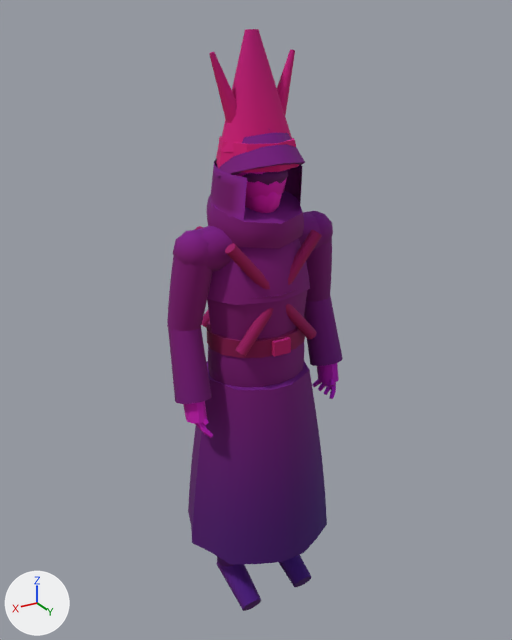
Renders of the glTF model assets/kit/skel_precentress.glb from each side of a commit.
The view is the same before and after, from a 50 mm lens placed at (1.156, 1.921, 2.079), pointed at (-0.016, -0.032, 1.103). The lights are fixed; the arrows at lower left show +X, +Y and +Z. The older version comes first. Vertices at exactly the same position are counted once.

Objects in the first picture: 'precentress'.
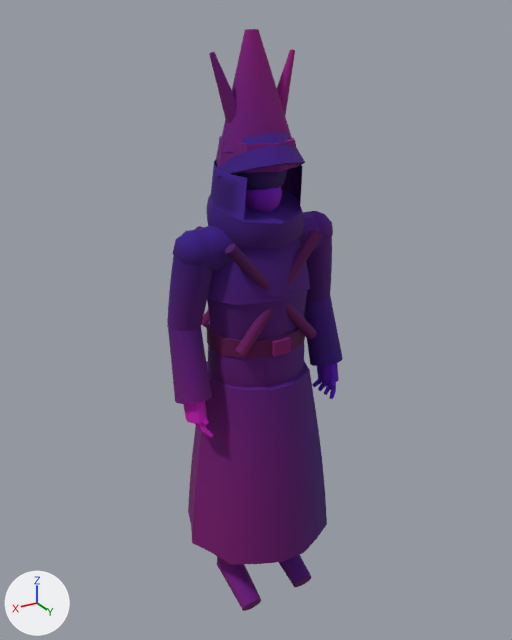
The change in detail:
me_precentress is used by ob_precentress; location (0.0, 0.0, 0.0).
me_precentress had 2713 vertices, 5144 faces and spanned x -0.33..0.33, y -0.26..0.26, z 0.0..2.04.
me_precentress now has 2671 vertices, 5064 faces and spans x -0.33..0.33, y -0.26..0.26, z 0.0..2.04.
me_precentress part 1: the loose piece of 42 vertices spanning x -0.08..0.08, y -0.08..0.12, z 1.59..1.67 is deleted.
Part 2, on me_precentress:
11 vertices in x -0.08..0.06, y -0.07..0.1, z 1.52..1.57 move by (0.0, 0.0, 0.03).
11 vertices in x -0.08..0.08, y -0.09..0.11, z 1.57..1.62 move by (0.0, 0.0, 0.02).
6 vertices in x -0.04..0.04, y -0.05..0.03, z 1.49..1.6 move by (0.0, -0.01, 0.0).
4 vertices in x -0.02..0.03, y -0.04..0.03, z 1.61..1.65 move by (0.0, -0.01, -0.01).
4 vertices in x -0.03..0.01, y 0.0..0.09, z 1.61..1.64 move by (0.0, 0.0, -0.01).
3 vertices in x -0.05..0.05, y 0.09, z 1.57..1.62 move by (0.0, 0.01, 0.02).
15 vertices move from x -0.08..0.08, y -0.07..0.1, z 1.52..1.67 to x -0.07..0.08, y -0.07..0.1, z 1.53..1.68.
me_precentress part 3: 4977 kept faces spanning x -0.33..0.33, y -0.26..0.26, z 0.0..2.04 get new vertex colours; the middle colour goes from pink #db00cd to purple #8200cd.
me_precentress part 4: 80 faces spanning x -0.08..0.08, y -0.09..0.11, z 1.55..1.72 switch from mat_m_wax to mat_m_iron.

What differs and where, as boxes [x1, y1, x2, y2] in the pictures (512 x 640 px; the box of a moved part takes in the faces that stretch with it):
part 1 of me_precentress, deleted (purple)
    before: [242, 170, 288, 185]
part 2 of me_precentress, moved or reshaped (mostly hidden)
    before: [258, 192, 282, 197]
    after: [246, 186, 282, 198]
part 3 of me_precentress, recoloured
    both: [167, 29, 343, 611]
part 4 of me_precentress, recoloured
    before: [235, 170, 287, 199]
    after: [235, 170, 287, 190]
